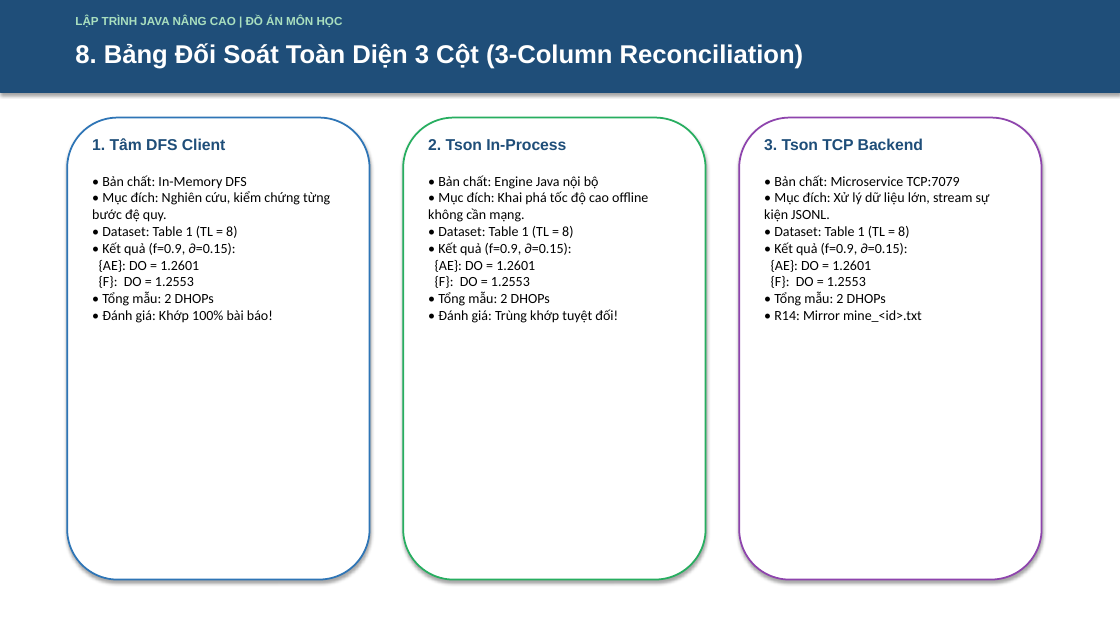
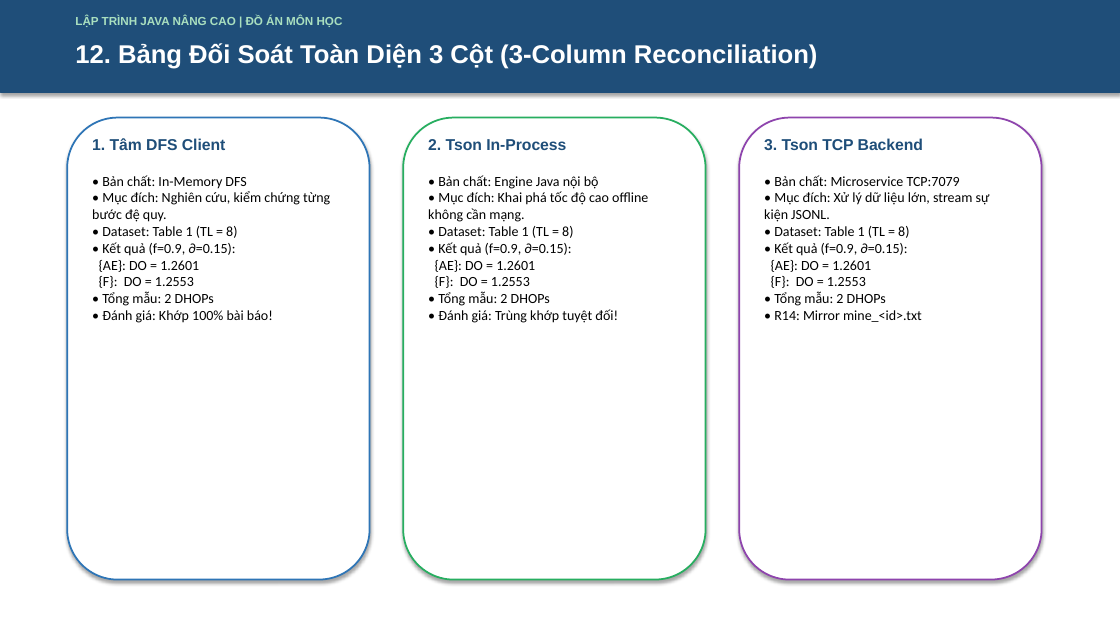
Before and after one commit to 2312741-sudo/javanc, a slide deck: slide 13 of docs/ThuyetTrinh_DeTai_DHOPM_2312741_NguyenThanhTam.pptx (slide 9 before the commit). Drawn at 1120x630 pixels with LibreOffice and Linux fonts; fonts in the diff are those of the drawing. Boxes give left, top, right and bottom in pixels: in the first picture for what was removed or moved away, otherwise in the second. Text is boxed around its words. In the diff, an @@ line names an element or a change of style, - is before the commit and + after.

```diff
--- a/docs/ThuyetTrinh_DeTai_DHOPM_2312741_NguyenThanhTam.pptx
+++ b/docs/ThuyetTrinh_DeTai_DHOPM_2312741_NguyenThanhTam.pptx
@@ text at [75, 43, 818, 69]: text changed @@
-8. Bảng Đối Soát Toàn Diện 3 Cột (3-Column Reconciliation)
+12. Bảng Đối Soát Toàn Diện 3 Cột (3-Column Reconciliation)
```
Also in this commit, not shown: 9 other slides changed, 4 slides added, 1 slide removed, 3 other files.
